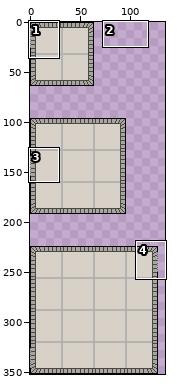
Sprite sheet: Assets/Resources/Sprites/Facility/LivestockBay.png. Above: a wide view before the commit, with the close-up outlined.
Close-up. Old version:
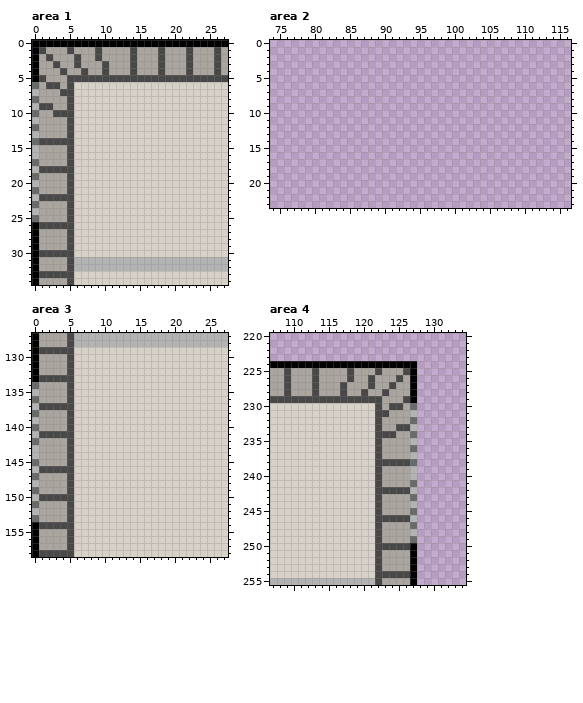
The file is 160x352 pixels. Shown: area 1: x 0..27, y 0..34; area 2: x 74..116, y 0..23; area 3: x 0..27, y 127..158; area 4: x 107..134, y 220..255. The wide view leaves out empty margins. The commit also changed other parts of the picture, which this record leaves out.
And afterwards:
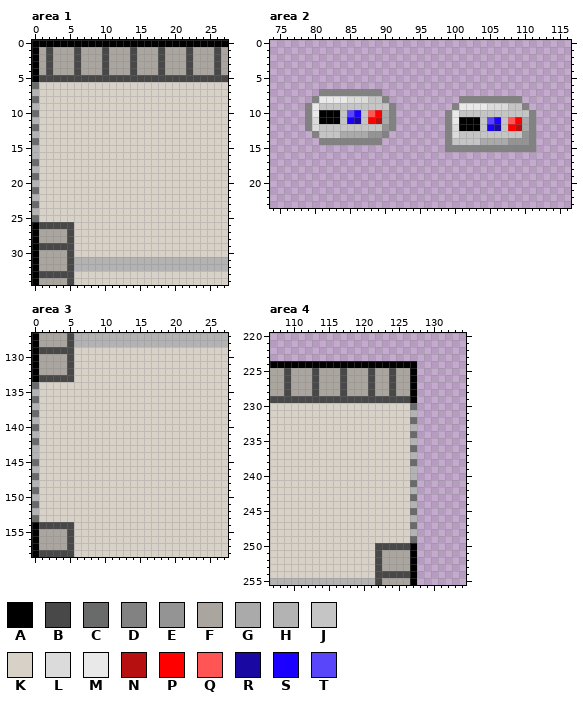
Palette (. is transparent): A #000000  B #484848  C #696a6a  D #828282  E #949494  F #aaa59e  G #aaaaaa  H #b3b3b3  J #c5c5c5  K #d7d1c8  L #dbdbdb  M #e9e9e9  N #b71010  P #ff0000  Q #ff5555  R #1908a1  S #1b00ff  T #5946fb
Change:
--- area 1
@@ x 0..12 @@
  0 AAAAAAAAAAAAA
- 1 ABFFFBFFFBFFF
- 2 AFBFFFBFFBFFF
- 3 AFFBFFBFFFBFF
- 4 AFFFBFFBFFBFF
- 5 ABFFFBBBBBBBB
- 6 CFBBFBKKKKKKK
- 7 HFFFBBKKKKKKK
- 8 CFFFFBKKKKKKK
- 9 HBBFFBKKKKKKK
-10 CFFBBBKKKKKKK
-11 HFFFFBKKKKKKK
-12 CFFFFBKKKKKKK
-13 HFFFFBKKKKKKK
-14 CBBBBBKKKKKKK
-15 HFFFFBKKKKKKK
-16 HFFFFBKKKKKKK
-17 CFFFFBKKKKKKK
-18 HBBBBBKKKKKKK
-19 CFFFFBKKKKKKK
-20 HFFFFBKKKKKKK
-21 CFFFFBKKKKKKK
-22 HBBBBBKKKKKKK
-23 CFFFFBKKKKKKK
-24 HFFFFBKKKKKKK
-25 CFFFFBKKKKKKK
+ 1 AFBFFFBFFFBFF
+ 2 AFBFFFBFFFBFF
+ 3 AFBFFFBFFFBFF
+ 4 AFBFFFBFFFBFF
+ 5 ABBBBBBBBBBBB
+ 6 CKKKKKKKKKKKK
+ 7 HKKKKKKKKKKKK
+ 8 CKKKKKKKKKKKK
+ 9 HKKKKKKKKKKKK
+10 CKKKKKKKKKKKK
+11 HKKKKKKKKKKKK
+12 CKKKKKKKKKKKK
+13 HKKKKKKKKKKKK
+14 CKKKKKKKKKKKK
+15 HKKKKKKKKKKKK
+16 HKKKKKKKKKKKK
+17 CKKKKKKKKKKKK
+18 HKKKKKKKKKKKK
+19 CKKKKKKKKKKKK
+20 HKKKKKKKKKKKK
+21 CKKKKKKKKKKKK
+22 HKKKKKKKKKKKK
+23 CKKKKKKKKKKKK
+24 HKKKKKKKKKKKK
+25 CKKKKKKKKKKKK
 26 ABBBBBKKKKKKK
@@ x 0..6 @@
 28 AFFFFBK
-29 AFFFFBK
-30 ABBBBBK
+29 ABBBBBK
+30 AFFFFBK
 31 AFFFFBH
--- area 2
@@ x 74..116 @@
  6 ...........................................
- 7 ...........................................
- 8 ...........................................
- 9 ...........................................
-10 ...........................................
-11 ...........................................
-12 ...........................................
-13 ...........................................
-14 ...........................................
-15 ...........................................
+ 7 .......DDDDDDDDD...........................
+ 8 ......DMMMMLLLJJD..........DDDDDDDDD.......
+ 9 .....DMJJJJJJJJJJD........DMMMMLLLJJD......
+10 .....DMAAAJTSJQPGD.......DMJJJJJJJJJJD.....
+11 .....DLAAAJSRJPNGD.......DMAAAJTSJQPGD.....
+12 .....DLJJJJJJJJJED.......DLAAAJSRJPNGD.....
+13 ......DJJJGGGGEED........DLJJJJJJJJJED.....
+14 .......DDDDDDDDD.........DJJJJGGGGEEED.....
+15 .........................DDDDDDDDDDDDD.....
 16 ...........................................
--- area 3
@@ x 0..7 @@
 133 ABBBBBKK
-134 CFFFFBKK
-135 HFFFFBKK
-136 CFFFFBKK
-137 HBBBBBKK
-138 CFFFFBKK
-139 HFFFFBKK
-140 CFFFFBKK
-141 HBBBBBKK
-142 CFFFFBKK
-143 HFFFFBKK
-144 HFFFFBKK
-145 CFFFFBKK
-146 HBBBBBKK
-147 CFFFFBKK
-148 HFFFFBKK
-149 CFFFFBKK
-150 HBBBBBKK
-151 CFFFFBKK
-152 HFFFFBKK
-153 CFFFFBKK
+134 CKKKKKKK
+135 HKKKKKKK
+136 CKKKKKKK
+137 HKKKKKKK
+138 CKKKKKKK
+139 HKKKKKKK
+140 CKKKKKKK
+141 HKKKKKKK
+142 CKKKKKKK
+143 HKKKKKKK
+144 HKKKKKKK
+145 CKKKKKKK
+146 HKKKKKKK
+147 CKKKKKKK
+148 HKKKKKKK
+149 CKKKKKKK
+150 HKKKKKKK
+151 CKKKKKKK
+152 HKKKKKKK
+153 CKKKKKKK
 154 ABBBBBKK
--- area 4
@@ x 115..128 @@
 224 AAAAAAAAAAAAA.
-225 FFFBFFFBFFFBA.
-226 FFFBFFBFFFBFA.
+225 FFBFFFBFFBFFA.
+226 FFBFFFBFFBFFA.
 227 FFBFFFBFFBFFA.
-228 FFBFFBFFBFFFA.
-229 BBBBBBBBFFFBA.
-230 KKKKKKKBFBBFC.
-231 KKKKKKKBBFFFH.
-232 KKKKKKKBFFFFC.
-233 KKKKKKKBFFBBH.
-234 KKKKKKKBBBFFC.
-235 KKKKKKKBFFFFH.
-236 KKKKKKKBFFFFC.
-237 KKKKKKKBFFFFH.
-238 KKKKKKKBBBBBC.
-239 KKKKKKKBFFFFH.
-240 KKKKKKKBFFFFH.
-241 KKKKKKKBFFFFC.
-242 KKKKKKKBBBBBH.
-243 KKKKKKKBFFFFC.
-244 KKKKKKKBFFFFH.
-245 KKKKKKKBFFFFC.
-246 KKKKKKKBBBBBH.
-247 KKKKKKKBFFFFC.
-248 KKKKKKKBFFFFH.
-249 KKKKKKKBFFFFC.
+228 FFBFFFBFFBFFA.
+229 BBBBBBBBBBBBA.
+230 KKKKKKKKKKKKC.
+231 KKKKKKKKKKKKH.
+232 KKKKKKKKKKKKC.
+233 KKKKKKKKKKKKH.
+234 KKKKKKKKKKKKC.
+235 KKKKKKKKKKKKH.
+236 KKKKKKKKKKKKC.
+237 KKKKKKKKKKKKH.
+238 KKKKKKKKKKKKC.
+239 KKKKKKKKKKKKH.
+240 KKKKKKKKKKKKH.
+241 KKKKKKKKKKKKC.
+242 KKKKKKKKKKKKH.
+243 KKKKKKKKKKKKC.
+244 KKKKKKKKKKKKH.
+245 KKKKKKKKKKKKC.
+246 KKKKKKKKKKKKH.
+247 KKKKKKKKKKKKC.
+248 KKKKKKKKKKKKH.
+249 KKKKKKKKKKKKC.
 250 KKKKKKKBBBBBA.
